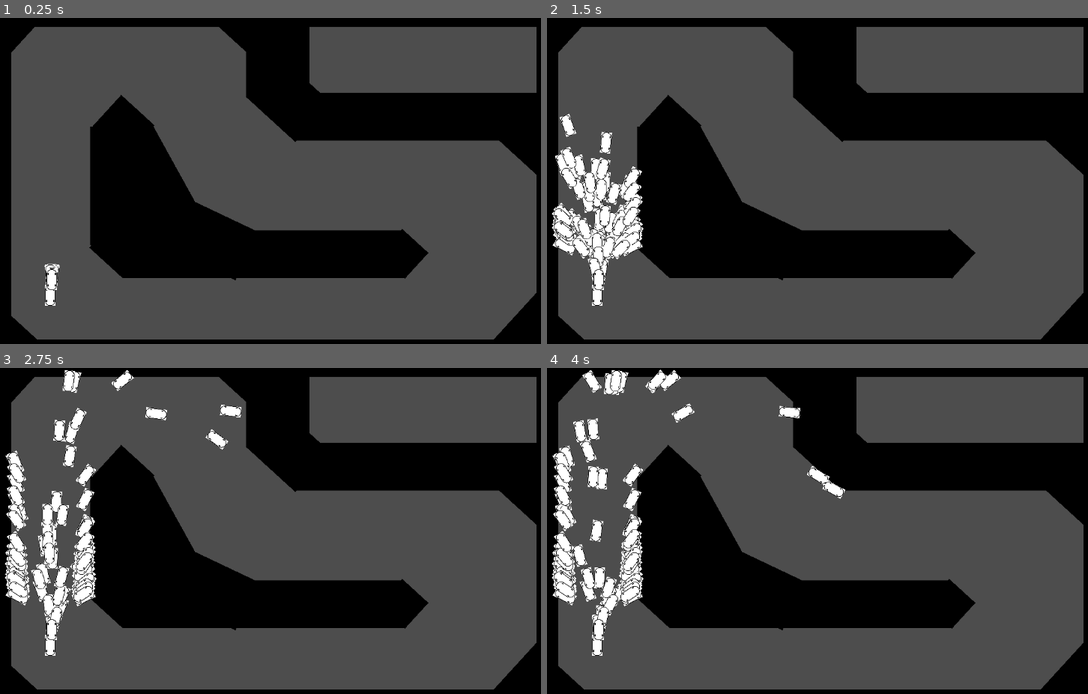
Above: before the commit, frames 1-4 (two rows, left to right).
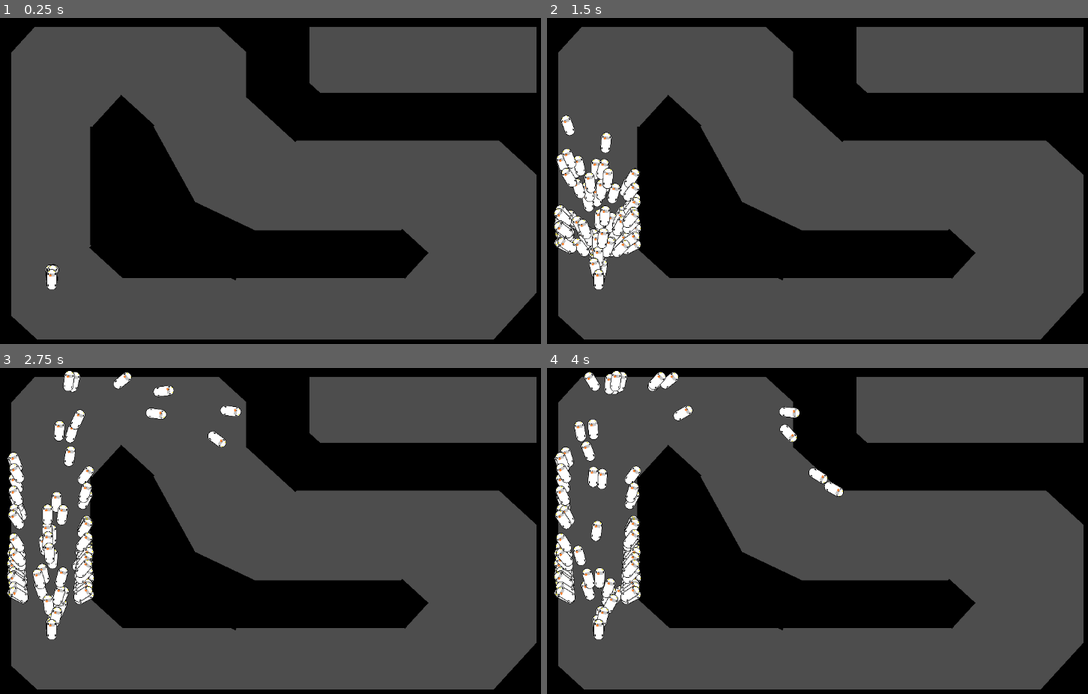
Above: after the commit, the same moments.

Repository: Eliyaan/IA_Voitures_GeneticAlgorithm
Game: Godot game, scene res://scene/main.tscn
The game is run twice, just before and just after one commit, with the same random seed, the same clock (stepped at 60 frames per second) and the same inputs.
Inputs:
- Up to frame 1 (0.25 s): no input
- Up to frame 2 (1.5 s): no input
- Up to frame 3 (2.75 s): no input
- Up to frame 4 (4 s): no input

The runs differ from the first frame. In frame 1, 0.2% of the frame differs, in the area x 8-12%, y 75-89%; in frame 2, 1.3%; in frame 3, 1.7%; in frame 4, 1.8%, in the area x 0-56%, y 0-89%.

Commit message:
besoin de faire la dupli avec mutas

Diff:
--- a/codes/main.gd
+++ b/codes/main.gd
@@ -1,15 +1,35 @@
 extends Node2D
 @export var voitures : PackedScene
+var steps = 0
+var nb_voitures = 210
+var running = false
 
 # Called when the node enters the scene tree for the first time.
 func _ready():
 	#Gen voitures
-	for _voiture in range(0, 200):
+	for _voiture in range(0, nb_voitures):
 		spawn_voitures()
+	running = true
 
 # Called every frame. 'delta' is the elapsed time since the previous frame.
 func _process(_delta):
-	pass
+	if running:
+		steps += 1
+	if steps > 600:
+		running = false
+		var sorted_array = $Voitures.get_children()
+		sorted_array.sort_custom(custom_sort)
+		for node in sorted_array.slice(70, 210):
+			node.free()
+		sorted_array.resize(70)
+		for voiture in sorted_array:
+			voiture.position = Vector2(-400, 200)
+			voiture.rotation_degrees = 0
+
+
+
+func custom_sort(a, b): #high = first
+	return a.points > b.points
 
 func spawn_voitures():
 	var car
--- a/codes/voiture.gd
+++ b/codes/voiture.gd
@@ -95,9 +95,9 @@
 
 # Called every frame. 'delta' is the elapsed time since the previous frame.
 func _process(_delta):
-	if alive:
+	if alive and get_parent().get_parent().running:
 		var nn_array = []
-		for i in range(len($Controler/Rays.get_children())):
+		for i in range($Controler/Rays.get_child_count()):
 			$Controler/Rays.get_child(i).force_raycast_update()
 			if $Controler/Rays.get_child(i).is_colliding():
 				nn_array.append(2000 - $Controler/Rays.get_child(i).global_transform.origin.distance_to($Controler/Rays.get_child(i).get_collision_point()))
@@ -117,8 +117,13 @@
 	reset()
 	return fprop(inputs)
 
-
-
 func _on_area_2d_body_entered(body):
 	if "Wall" in body.name:
 		alive = false
+		#hide()
+
+
+func _on_area_2d_area_entered(area):
+	if "PointCheckpoint" in area.name:
+		if points%10 == area.get_index()%10:
+			points += 1
--- a/scene/main.tscn
+++ b/scene/main.tscn
@@ -1,8 +1,9 @@
-[gd_scene load_steps=4 format=3 uid="uid://g81eg0hrr6ud"]
+[gd_scene load_steps=5 format=3 uid="uid://g81eg0hrr6ud"]
 
 [ext_resource type="Script" path="res://codes/main.gd" id="1_c5d5b"]
 [ext_resource type="PackedScene" uid="uid://dlbqgeld5mfxf" path="res://scene/voiture.tscn" id="2_qud33"]
 [ext_resource type="PackedScene" uid="uid://b12qt4hobwfh5" path="res://scene/wall.tscn" id="3_x67t4"]
+[ext_resource type="PackedScene" uid="uid://mmn38yo4lrnn" path="res://scene/point_checkpoint.tscn" id="4_3d8sx"]
 
 [node name="Main" type="Node2D"]
 script = ExtResource("1_c5d5b")
@@ -46,60 +47,108 @@
 position = Vector2(35, -257)
 scale = Vector2(-6.13346, 8.63189)
 
-[node name="Voiture" parent="." instance=ExtResource("2_qud33")]
-position = Vector2(-403, 230)
-
-[node name="Wall" parent="." instance=ExtResource("3_x67t4")]
+[node name="Wall9" parent="Terrain" instance=ExtResource("3_x67t4")]
 position = Vector2(-127, 86)
 rotation = 0.442615
 scale = Vector2(11.3353, -5.16153)
 
-[node name="Wall11" parent="." instance=ExtResource("3_x67t4")]
+[node name="Wall11" parent="Terrain" instance=ExtResource("3_x67t4")]
 position = Vector2(-197, 5)
 rotation = 1.0666
 scale = Vector2(11.3353, -5.16153)
 
-[node name="Wall2" parent="." instance=ExtResource("3_x67t4")]
+[node name="Wall10" parent="Terrain" instance=ExtResource("3_x67t4")]
 position = Vector2(56, -166)
 rotation = 0.740528
 scale = Vector2(6.37092, -5.10674)
 
-[node name="Wall3" parent="." instance=ExtResource("3_x67t4")]
+[node name="Wall12" parent="Terrain" instance=ExtResource("3_x67t4")]
 position = Vector2(532, -92)
 rotation = 0.740528
 scale = Vector2(6.37092, -5.10674)
 
-[node name="Wall4" parent="." instance=ExtResource("3_x67t4")]
+[node name="Wall13" parent="Terrain" instance=ExtResource("3_x67t4")]
 position = Vector2(534, 298)
 rotation = 0.740528
 scale = Vector2(6.37092, -6.65954)
 
-[node name="Wall5" parent="." instance=ExtResource("3_x67t4")]
+[node name="Wall14" parent="Terrain" instance=ExtResource("3_x67t4")]
 position = Vector2(-517, -309)
 rotation = 0.740528
 scale = Vector2(6.37092, -6.65954)
 
-[node name="Wall10" parent="." instance=ExtResource("3_x67t4")]
+[node name="Wall15" parent="Terrain" instance=ExtResource("3_x67t4")]
 position = Vector2(-493, 326)
 rotation = 0.740528
 scale = Vector2(6.37092, -6.65954)
 
-[node name="Wall6" parent="." instance=ExtResource("3_x67t4")]
+[node name="Wall16" parent="Terrain" instance=ExtResource("3_x67t4")]
 position = Vector2(-13, -337)
 rotation = 0.740528
 scale = Vector2(6.37092, -6.65954)
 
-[node name="Wall7" parent="." instance=ExtResource("3_x67t4")]
+[node name="Wall17" parent="Terrain" instance=ExtResource("3_x67t4")]
 position = Vector2(-263, -115)
 rotation = 0.740528
 scale = Vector2(4.34942, -4.26808)
 
-[node name="Wall8" parent="." instance=ExtResource("3_x67t4")]
+[node name="Wall18" parent="Terrain" instance=ExtResource("3_x67t4")]
 position = Vector2(-267, 116)
 rotation = 0.740528
 scale = Vector2(4.34942, -4.26808)
 
-[node name="Wall9" parent="." instance=ExtResource("3_x67t4")]
+[node name="Wall19" parent="Terrain" instance=ExtResource("3_x67t4")]
 position = Vector2(277, 130)
 rotation = 0.740528
 scale = Vector2(3.41152, -3.34772)
+
+[node name="Points" type="Node2D" parent="."]
+
+[node name="PointCheckpoint" parent="Points" instance=ExtResource("4_3d8sx")]
+position = Vector2(-403, -0.999999)
+scale = Vector2(7.06589, 4.97959)
+
+[node name="PointCheckpoint1" parent="Points" instance=ExtResource("4_3d8sx")]
+position = Vector2(-388, -186)
+rotation = 0.55669
+scale = Vector2(8.58642, 6.05117)
+
+[node name="PointCheckpoint2" parent="Points" instance=ExtResource("4_3d8sx")]
+position = Vector2(-158, -197)
+rotation = 2.23327
+scale = Vector2(-8.58642, -6.05117)
+
+[node name="PointCheckpoint3" parent="Points" instance=ExtResource("4_3d8sx")]
+position = Vector2(-37, -55)
+rotation = 2.23327
+scale = Vector2(-8.58642, -6.05117)
+
+[node name="PointCheckpoint4" parent="Points" instance=ExtResource("4_3d8sx")]
+position = Vector2(162, 3)
+rotation = 1.60516
+scale = Vector2(-8.58642, -6.05117)
+
+[node name="PointCheckpoint5" parent="Points" instance=ExtResource("4_3d8sx")]
+position = Vector2(394, 33)
+rotation = 2.34962
+scale = Vector2(-10.9034, -6.05117)
+
+[node name="PointCheckpoint6" parent="Points" instance=ExtResource("4_3d8sx")]
+position = Vector2(314, 247)
+rotation = 0.975582
+scale = Vector2(-8.58642, -6.05117)
+
+[node name="PointCheckpoint7" parent="Points" instance=ExtResource("4_3d8sx")]
+position = Vector2(59, 256)
+rotation = 1.56013
+scale = Vector2(-8.58642, -6.05117)
+
+[node name="PointCheckpoint8" parent="Points" instance=ExtResource("4_3d8sx")]
+position = Vector2(-178, 237)
+rotation = 1.56013
+scale = Vector2(-8.58642, -6.05117)
+
+[node name="PointCheckpoint9" parent="Points" instance=ExtResource("4_3d8sx")]
+position = Vector2(-389, 201)
+rotation = 2.48359
+scale = Vector2(-8.58642, -6.05117)
--- /dev/null
+++ b/scene/point_checkpoint.tscn
@@ -0,0 +1,8 @@
+[gd_scene load_steps=2 format=3 uid="uid://mmn38yo4lrnn"]
+
+[sub_resource type="RectangleShape2D" id="RectangleShape2D_gehkw"]
+
+[node name="PointCheckpoint" type="Area2D"]
+
+[node name="CollisionShape2D" type="CollisionShape2D" parent="."]
+shape = SubResource("RectangleShape2D_gehkw")
--- a/scene/voiture.tscn
+++ b/scene/voiture.tscn
@@ -91,4 +91,5 @@
 scale = Vector2(9.90565, 12.883)
 shape = SubResource("CapsuleShape2D_qrht6")
 
+[connection signal="area_entered" from="Controler/Area2D" to="." method="_on_area_2d_area_entered"]
 [connection signal="body_entered" from="Controler/Area2D" to="." method="_on_area_2d_body_entered"]
Binary file changed: images/Voiture.png
